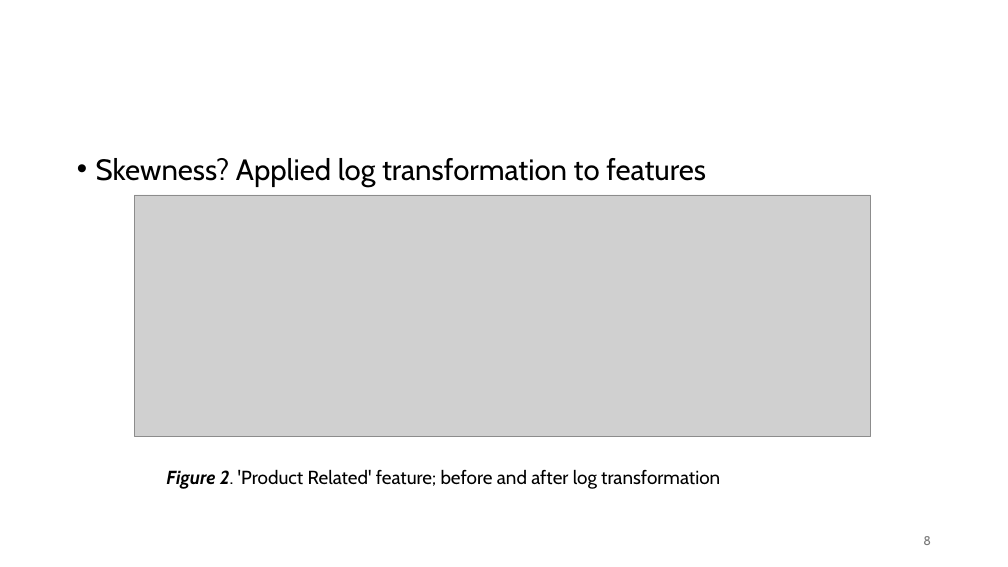
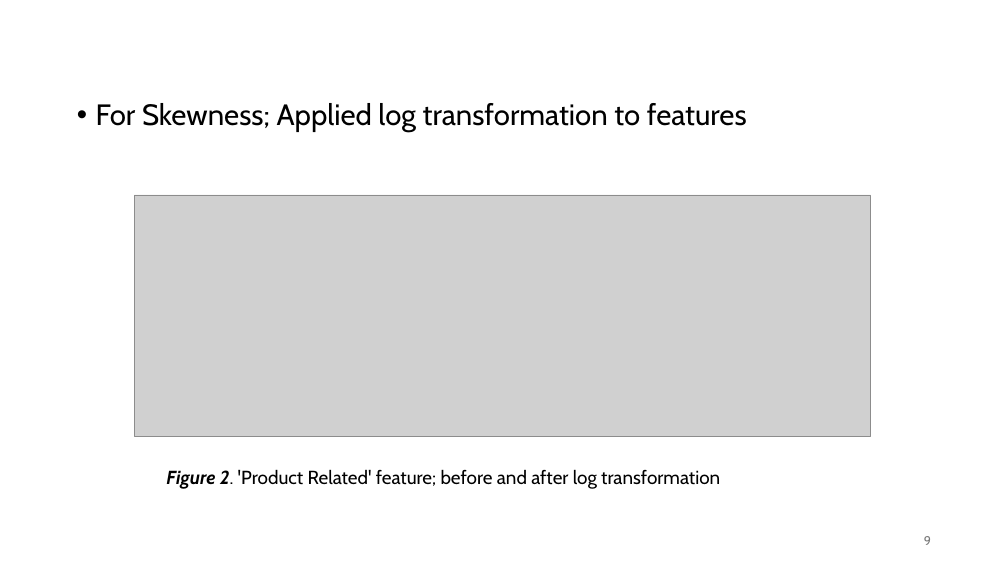
Before and after one commit to mzfauzi89/Capstone-Project, a slide deck: slide 9 of CP_Online Shopper Purchase Prediction.pptx (slide 8 before the commit). Drawn at 1008x567 pixels with LibreOffice and Linux fonts; fonts in the diff are those of the drawing; grey boxes stand for pictures; background and template pictures are left out. Boxes give left, top, right and bottom in pixels: in the first picture for what was removed or moved away, otherwise in the second. Text is boxed around its words. In the diff, an @@ line names an element or a change of style, - is before the commit and + after.

```diff
--- a/CP_Online Shopper Purchase Prediction.pptx
+++ b/CP_Online Shopper Purchase Prediction.pptx
@@ text at [96,103,747,132]: text changed @@
-• Skewness? Applied log transformation to features
+• For Skewness; Applied log transformation to features
@@ page number at [924,536,931,545]: text changed @@
-8
+9
```
Also in this commit, not shown: 9 other slides changed, 5 slides added, 5 slides removed.
